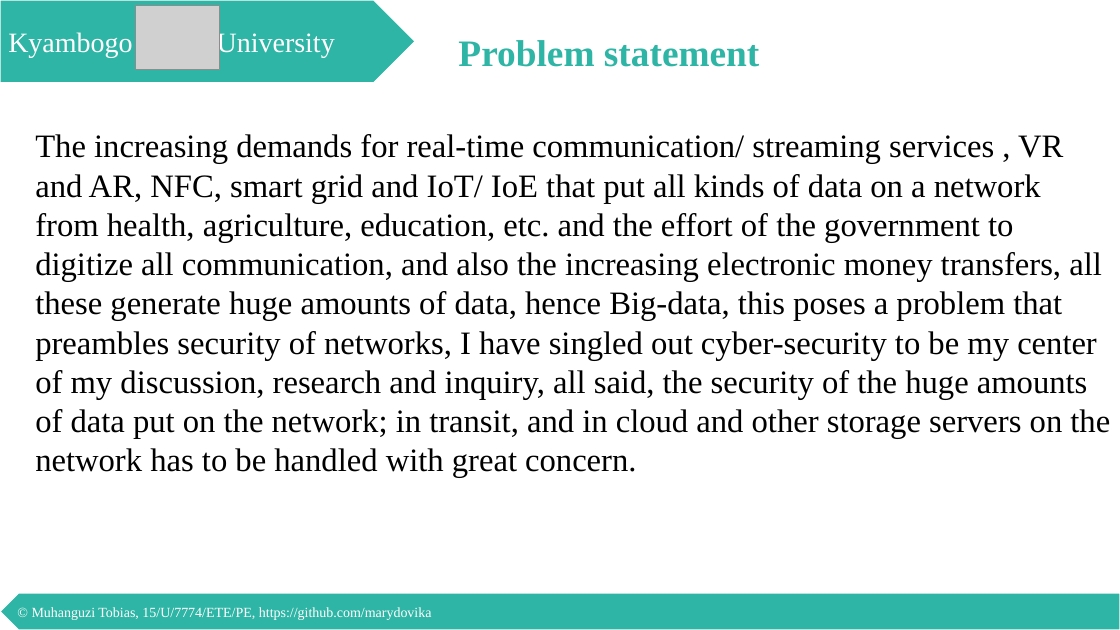
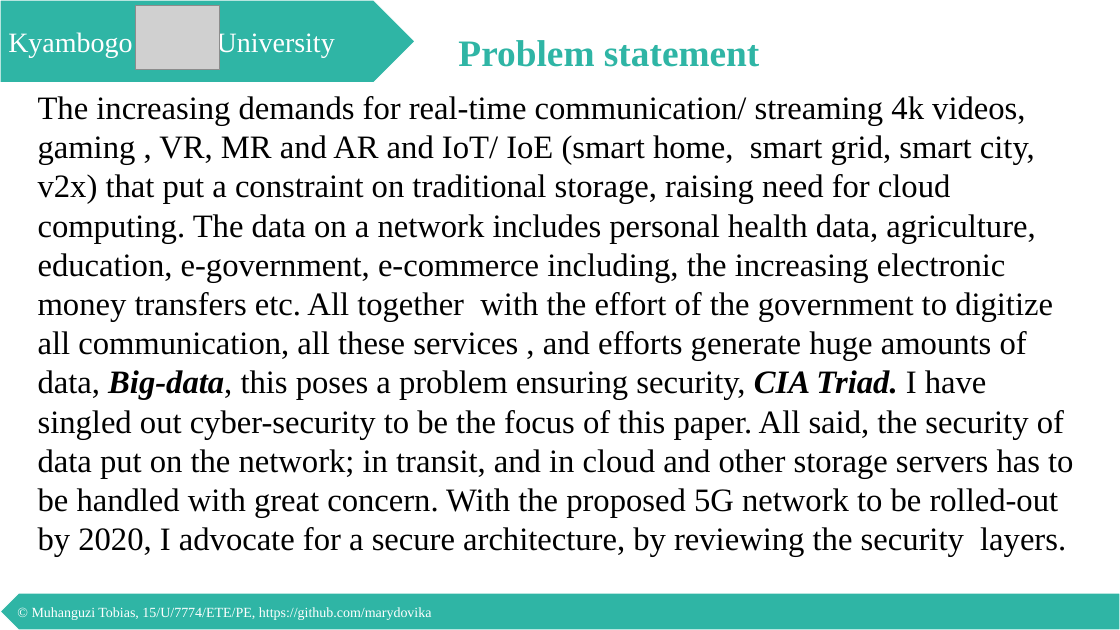
Before and after one commit to marydovika/Cyber-Security-Project-for-5G-IoT-Cloud-NFC, a slide deck: slide 11 of presentations/proposalPresentation.pptx. Drawn at 1120x630 pixels with LibreOffice and Linux fonts; fonts in the diff are those of the drawing; grey boxes stand for pictures. Boxes give left, top, right and bottom in pixels: in the first picture for what was removed or moved away, otherwise in the second. Text is boxed around its words. In the diff, an @@ line names an element or a change of style, - is before the commit and + after.

```diff
--- a/presentations/proposalPresentation.pptx
+++ b/presentations/proposalPresentation.pptx
@@ text at [38, 96, 1073, 557]: text changed @@
-The increasing demands for real-time communication/ streaming services , VR and AR, NFC, smart grid and IoT/ IoE that put all kinds of data on a network from health, agriculture, education, etc. and the effort of the government to digitize all communication, and also the increasing electronic money transfers, all these generate huge amounts of data, hence Big-data, this poses a problem that preambles security of networks, I have singled out cyber-security to be my center of my discussion, research and inquiry, all said, the security of the huge amounts of data put on the network; in transit, and in cloud and other storage servers on the network has to be handled with great concern.
+The increasing demands for real-time communication/ streaming 4k videos, gaming , VR, MR and AR and IoT/ IoE (smart home, smart grid, smart city, v2x) that put a constraint on traditional storage, raising need for cloud computing. The data on a network includes personal health data, agriculture, education, e-government, e-commerce including, the increasing electronic money transfers etc. All together with the effort of the government to digitize all communication, all these services , and efforts generate huge amounts of data, Big-data, this poses a problem ensuring security, CIA Triad. I have singled out cyber-security to be the focus of this paper. All said, the security of data put on the network; in transit, and in cloud and other storage servers has to be handled with great concern. With the proposed 5G network to be rolled-out by 2020, I advocate for a secure architecture, by reviewing the security layers.
```
Also in this commit, not shown: 26 other slides changed.
